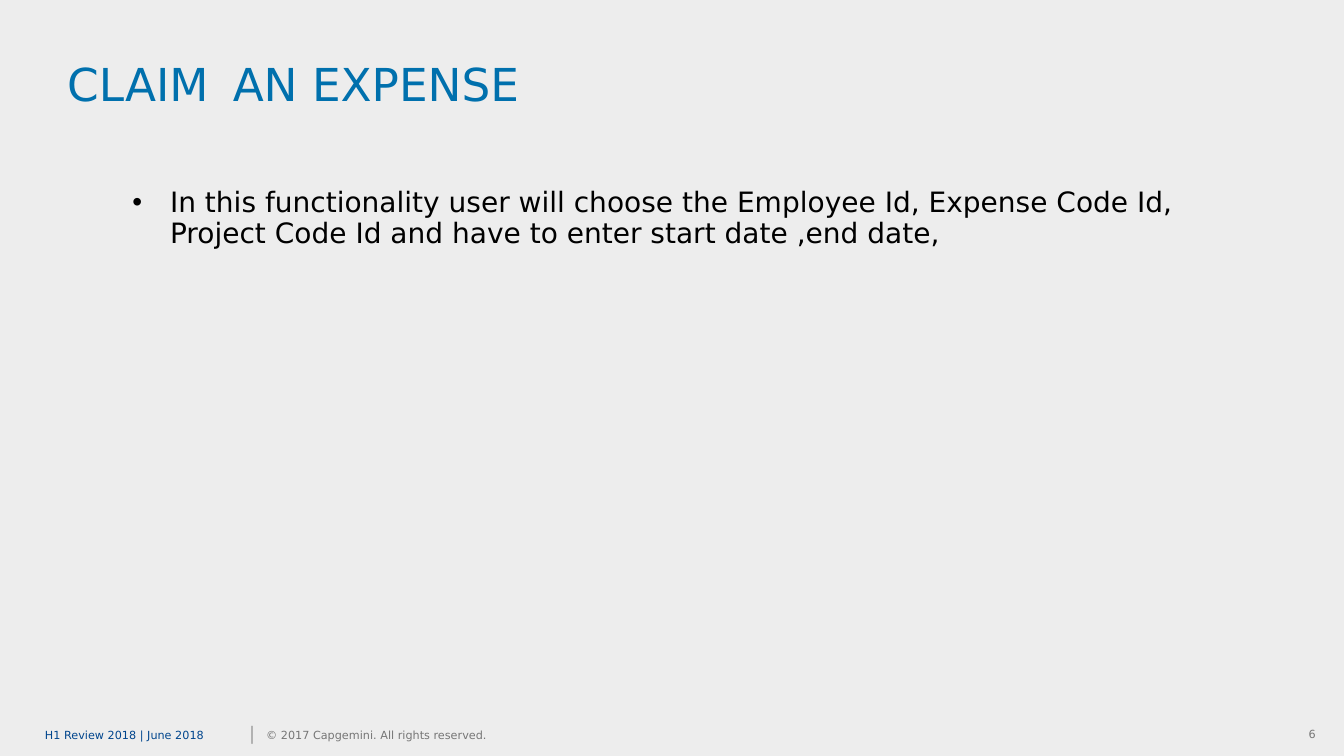
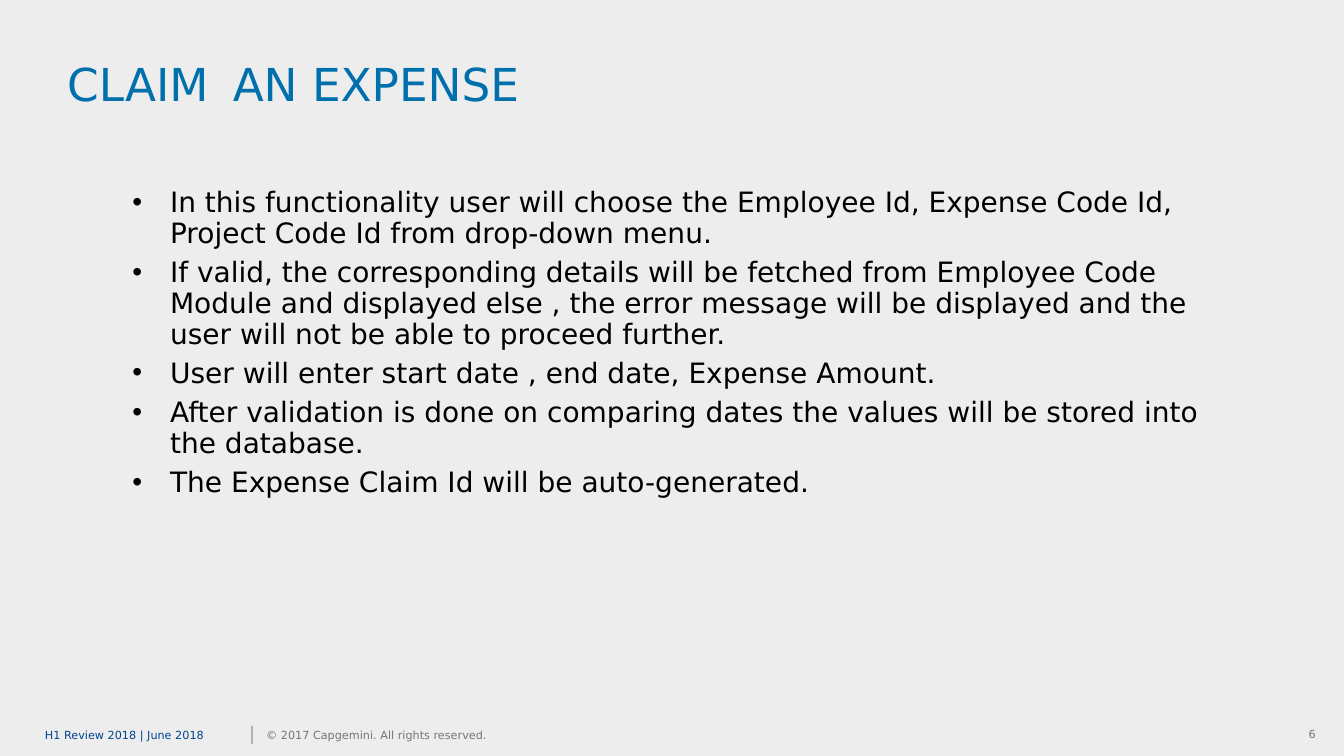
Before and after one commit to projectcapg/PPPt, a slide deck: slide 6 of PLP_PPT.pptx. Drawn at 1344x756 pixels with LibreOffice and Linux fonts; fonts in the diff are those of the drawing; background and template pictures are left out. Boxes give left, top, right and bottom in pixels: in the first picture for what was removed or moved away, otherwise in the second. Text is boxed around its words. In the diff, an @@ line names an element or a change of style, - is before the commit and + after.

```diff
--- a/PLP_PPT.pptx
+++ b/PLP_PPT.pptx
@@ subtitle at (170,190,1198,498): text changed @@
-• In this functionality user will choose the Employee Id, Expense Code Id, Project Code Id and have to enter start date ,end date,
+• In this functionality user will choose the Employee Id, Expense Code Id, Project Code Id from drop-down menu.
+• If valid, the corresponding details will be fetched from Employee Code Module and displayed else , the error message will be displayed and the user will not be able to proceed further.
+• User will enter start date , end date, Expense Amount.
+• After validation is done on comparing dates the values will be stored into the database.
+• The Expense Claim Id will be auto-generated.
```
Also in this commit, not shown: 2 other slides changed.
